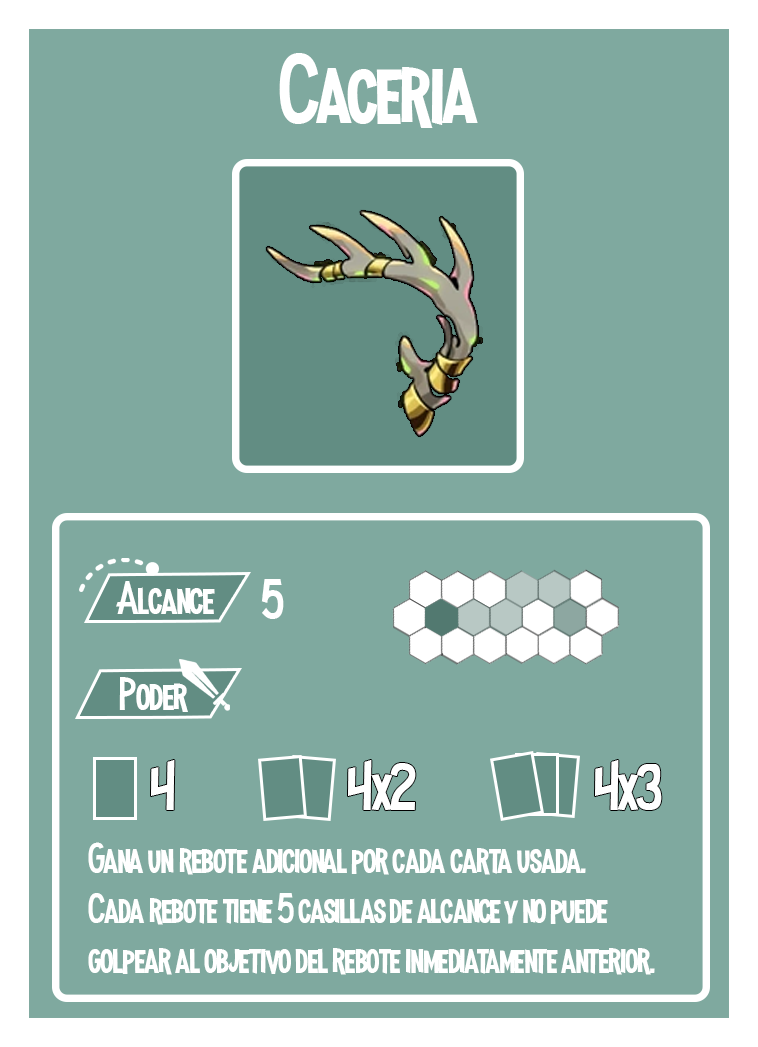
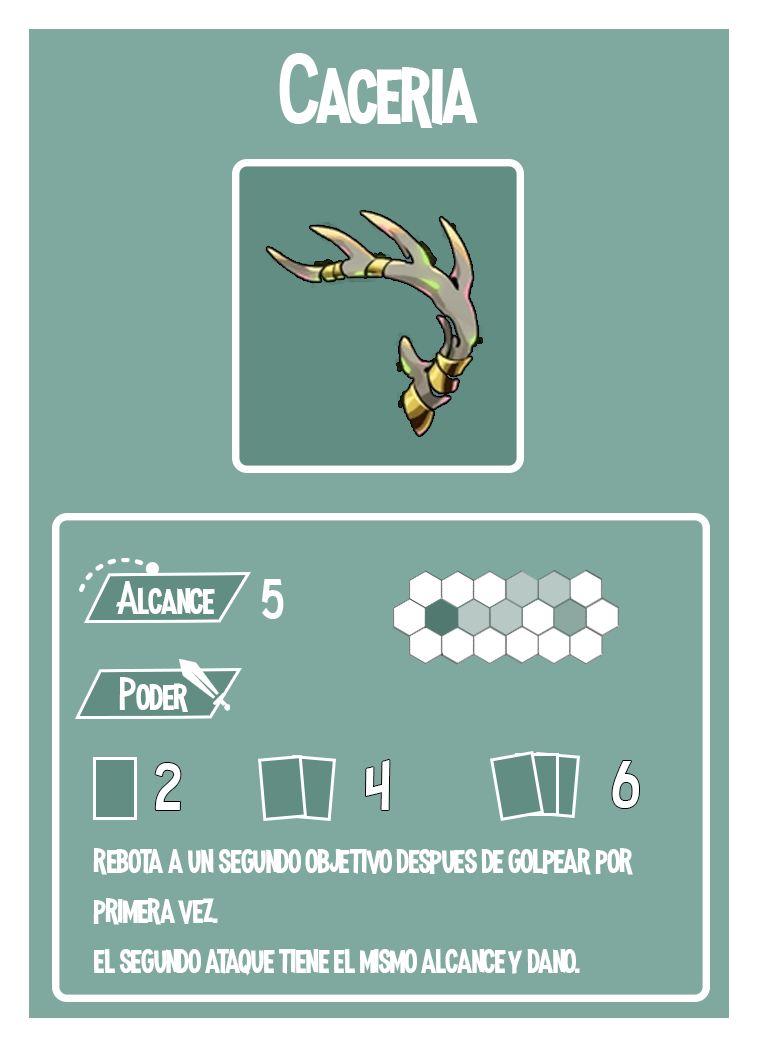
Layers edited between the first and the second w=758, h=1047 image:
renamed "4x3" to "6", painted on it over [595, 760, 662, 811]
renamed "4x2" to "4", painted on it over [348, 760, 416, 811]
renamed "4" to "2", painted on it over [151, 760, 181, 810]
renamed "Gana un rebote adicional por cada carta usada. Cada rebote tie" to "rebota a un segundo objetivo despues de golpear por primera vez", painted on it over [88, 842, 655, 976]
